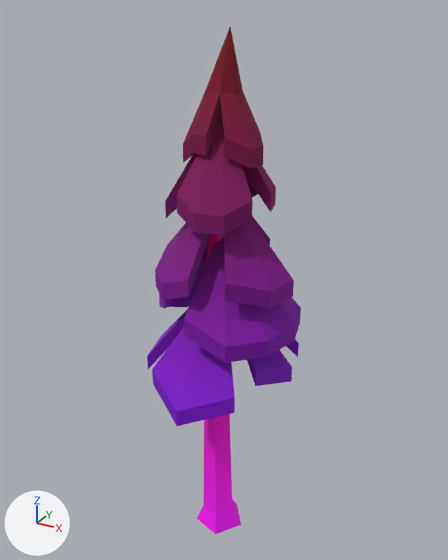
An edit to the glTF model assets/synty/synty-tree-polypine-sparse-03.gltf, drawn before and after from the same camera.
The view is the same before and after, from a 50 mm camera at (2.03, -3.62, 4.07) aimed at (-0.03, 0.12, 2.2). The axes (+X, +Y, +Z) are drawn at lower left. The lights are the same throughout. The older version comes first. Vertices at exactly the same position are counted once.

Objects in the first picture: 'SM_Tree_PolyPine_Sparse_03'.
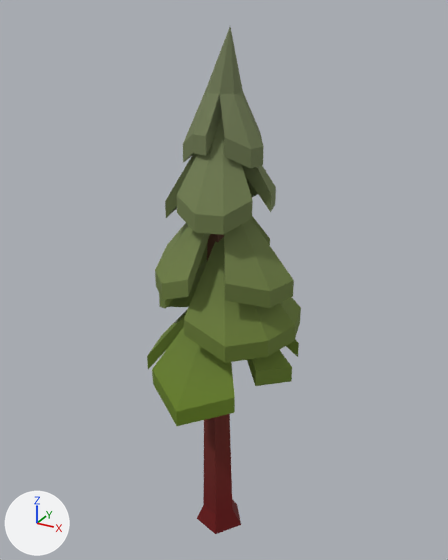
Where the change shows, as pixel boxes [x1, y1, x2, y2] in the pictures (448 x 560 px):
'SM_Tree_PolyPine_Sparse_03', surface changed, recoloured
    both: [147, 27, 301, 534]
part 1 of me_sm_tree_polypine_sparse_03, recoloured (darker)
    both: [147, 234, 301, 534]
part 2 of me_sm_tree_polypine_sparse_03, recoloured (lighter)
    both: [183, 27, 263, 155]
part 3 of me_sm_tree_polypine_sparse_03, recoloured
    both: [155, 114, 293, 296]
part 4 of me_sm_tree_polypine_sparse_03, recoloured (lighter)
    both: [166, 125, 276, 216]

What changed in the scene script:
```text
Add img_image_0:
    img_image_0 = load_image('Image_0', '_unpacked/Image_0', 512, 512, 'sRGB')
Change mat_lambert2:
    add n3 = _N.new('ShaderNodeMix'); n3.name = 'Mix'
    add n3.data_type = 'RGBA'
    add n3.blend_type = 'MULTIPLY'
    add n3.inputs[0].default_value = 1.0  # 'Factor'
    add n4 = _N.new('ShaderNodeTexImage'); n4.name = 'Image Texture'
    add n4.image = img_image_0
    where n2 = _N.new('ShaderNodeVertexColor'); n2.name = 'Color Attribute'
    where n0 = _N.new('ShaderNodeBsdfPrincipled'); n0.name = 'Principled BSDF'
    remove _L.new(n2.outputs[0], n0.inputs[0])  # 'Color' to 'Base Color'
    add _L.new(n3.outputs[2], n0.inputs[0])  # 'Result' to 'Base Color'
    add _L.new(n2.outputs[0], n3.inputs[7])  # 'Color' to 'B'
    add _L.new(n4.outputs[0], n3.inputs[6])  # 'Color' to 'A'
Change me_sm_tree_polypine_sparse_03:
    where me_sm_tree_polypine_sparse_03.from_pydata(...)  # 156 vertices, 288 faces; spans x -0.6..0.59, y -0.64..0.62, z -0.12..3.96
    used by ob_sm_tree_polypine_sparse_03; location = (0.0, 0.0, 0.0)
    me_sm_tree_polypine_sparse_03 part 1: 130 faces centred in x -0.57..0.57, y -0.58..0.6, z -0.04..2.43 are repainted in the vertex colours; the middle colour goes from purple #7c00b1 to green #eeff8f
    me_sm_tree_polypine_sparse_03 part 2: 36 faces centred in x -0.19..0.24, y -0.14..0.27, z 3.3..3.7 are repainted in the vertex colours; the middle colour goes from dark red #7c0029 to white #fefff9
    me_sm_tree_polypine_sparse_03 part 3: 71 faces centred in x -0.34..0.38, y -0.35..0.42, z 2.43..3.07 are repainted in the vertex colours; the middle colour goes from dark purple #7c0066 to pale yellow #f8ffdd
    me_sm_tree_polypine_sparse_03 part 4: 51 faces centred in x -0.25..0.3, y -0.2..0.34, z 3.07..3.28 are repainted in the vertex colours; the middle colour goes from dark purple #7c0045 to white #fcfff0
```
